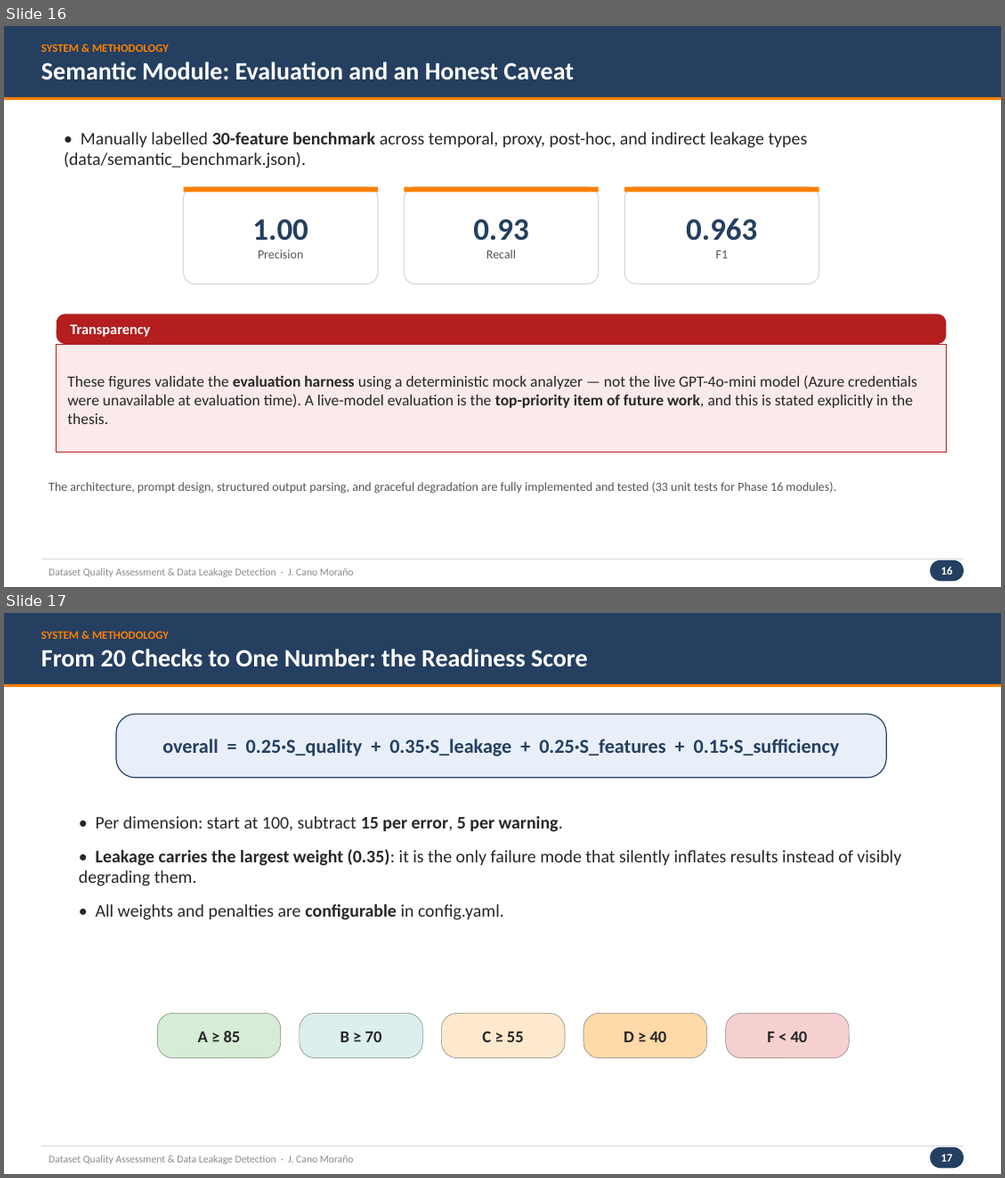
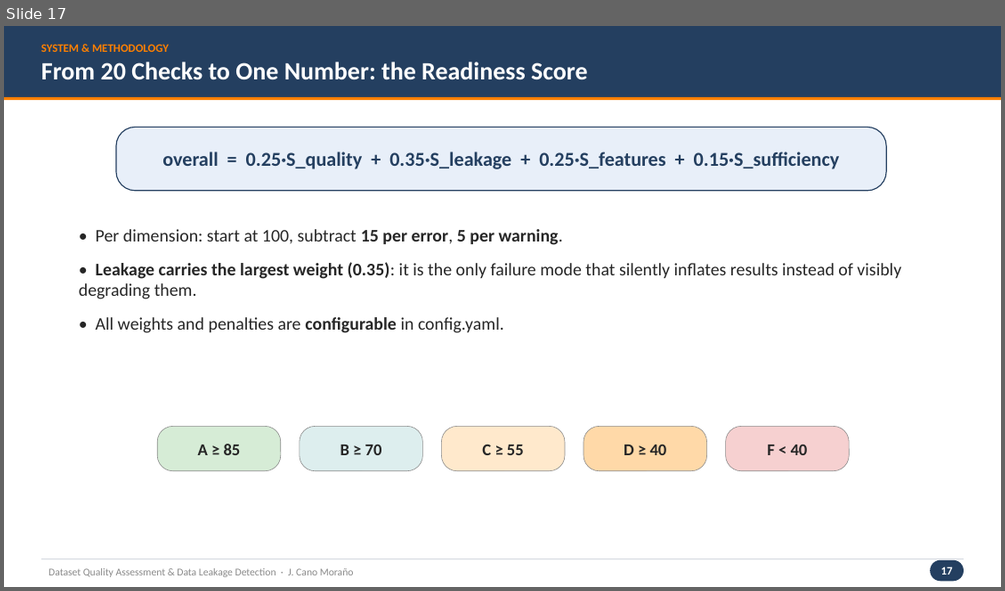
Before and after one commit to jaimecano12/ml-framework, a slide deck: presentation.pptx. Shown one above the other, each under a label of ours: slides 16 and 17 before the commit, slide 17 after it. The pictures are 1005x1178 and 1005x591 pixels, drawn with LibreOffice and Linux fonts; fonts in the diff are those of the drawing. Boxes give left, top, right and bottom in pixels: in the first picture for what was removed or moved away, otherwise in the second. Text is boxed around its words. In the diff, an @@ line names an element or a change of style, - is before the commit and + after.

```diff
--- a/presentation.pptx
+++ b/presentation.pptx
@@ slide 16 removed at (4, 26, 1001, 587), background #FFFFFF @@
@@ rectangle removed at (4, 26, 1001, 97) @@
-SYSTEM & METHODOLOGY
-Semantic Module: Evaluation and an Honest Caveat
@@ rectangle removed at (4, 97, 1001, 100) @@
@@ text removed at (64, 132, 808, 168) @@
-• Manually labelled 30-feature benchmark across temporal, proxy, post-hoc, and indirect leakage types (data/semantic_benchmark.json).
@@ rounded rectangle removed at (184, 187, 378, 284) @@
-1.00
-Precision
@@ rectangle removed at (184, 187, 378, 192) @@
@@ rounded rectangle removed at (404, 187, 599, 284) @@
-0.93
-Recall
@@ rectangle removed at (404, 187, 599, 192) @@
@@ rounded rectangle removed at (624, 187, 819, 284) @@
-0.963
-F1
@@ rectangle removed at (624, 187, 819, 192) @@
@@ rounded rectangle removed at (57, 313, 947, 344) @@
-Transparency
@@ rectangle removed at (57, 344, 947, 452) @@
-These figures validate the evaluation harness using a deterministic mock analyzer — not the live GPT-4o-mini model (Azure credentials were unavailable at evaluation time). A live-model evaluation is the top-priority item of future work, and this is stated explicitly in the thesis.
@@ text removed at (48, 482, 836, 493) @@
-The architecture, prompt design, structured output parsing, and graceful degradation are fully implemented and tested (33 unit tests for Phase 16 modules).
@@ rectangle removed at (41, 558, 963, 559) @@
@@ text removed at (48, 568, 354, 577) @@
-Dataset Quality Assessment & Data Leakage Detection · J. Cano Moraño
@@ rounded rectangle removed at (930, 560, 963, 580) @@
-16
```
Also in this commit, not shown: 4 slides changed, 1 slide added, 7 other files.
